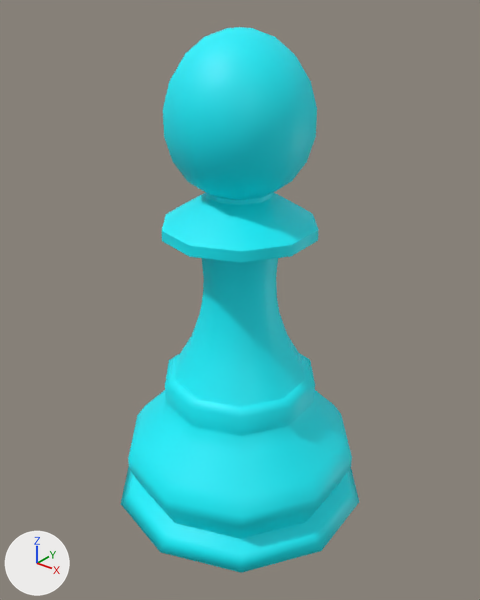
Two versions of the glTF model assets/toy/item-0-12.glb, one commit apart.
Before and after are seen from a 50 mm camera at (0.1259, -0.1573, 0.1857) aimed at (-0.0003, 0.0005, 0.0879). Lighting does not change. The marker at lower left points along +X, +Y and +Z. The first picture is the older version. Where no turn or scale is listed for an object, it has been applied to the vertices.

Before the edit, the objects in view are built like this:
```python
mat_piece_0_12 = principled_material('piece-0-12')
mat_piece_0_12.base_color = (0.0, 0.898, 1.0)  # cyan #00f3ff
mat_piece_0_12.roughness = 0.55
me_chesskitexport_012 = bpy.data.meshes.new('chessKitExport.012')
me_chesskitexport_012.from_pydata(...)  # 332 vertices, 660 faces; spans x -0.044..0.044, y -0.046..0.046, z 0.0..0.173
me_chesskitexport_012.materials.append(mat_piece_0_12)  # cyan #00f3ff
ob_blackpawn = bpy.data.objects.new('BlackPawn', me_chesskitexport_012)
ob_blackpawn.location = (0.0, 0.0, 0.0)
```
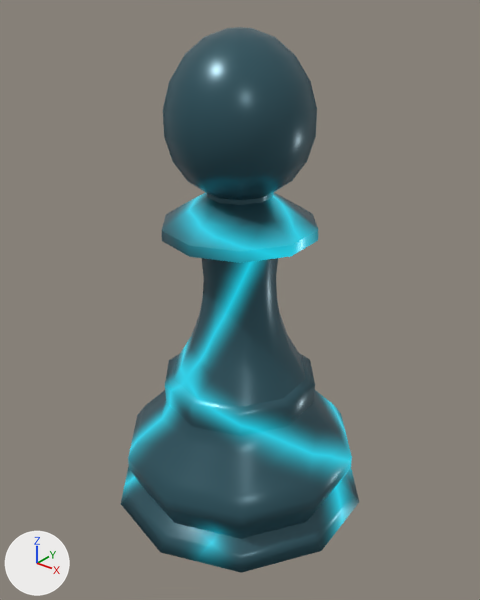
Changed parts and their boxes [x1, y1, x2, y2] in the pictures (480 x 600 px):
'BlackPawn', surface changed (darker)
    both: [121, 27, 359, 573]

Diff of the bpy script that builds the scene:
```diff
--- a/assets/toy/item-0-12.glb.py
+++ b/assets/toy/item-0-12.glb.py
@@ img_image_0 @@
+img_image_0 = load_image('Image_0', '_unpacked/Image_0', 64, 64, 'sRGB')
@@ mat_piece_0_12 @@
 n0 = _N.new('ShaderNodeBsdfPrincipled'); n0.name = 'Principled BSDF'
-n0.inputs[0].default_value = (0.0, 0.898, 1.0, 1.0)  # 'Base Color', cyan #00f3ff
-n0.inputs[2].default_value = 0.55  # 'Roughness'
+n0.inputs[0].default_value = (0.03, 0.1, 0.13, 1.0)  # 'Base Color', dark cyan #305965
+n0.inputs[1].default_value = 0.3  # 'Metallic'
+n0.inputs[2].default_value = 0.3  # 'Roughness'
+n0.inputs[28].default_value = 0.7  # 'Emission Strength'
 n1 = _N.new('ShaderNodeOutputMaterial'); n1.name = 'Material Output'
+n2 = _N.new('ShaderNodeTexImage'); n2.name = 'Image Texture'
+n2.image = img_image_0
 _L.new(n0.outputs[0], n1.inputs[0])  # 'BSDF' to 'Surface'
+_L.new(n2.outputs[0], n0.inputs[27])  # 'Color' to 'Emission Color'
```
